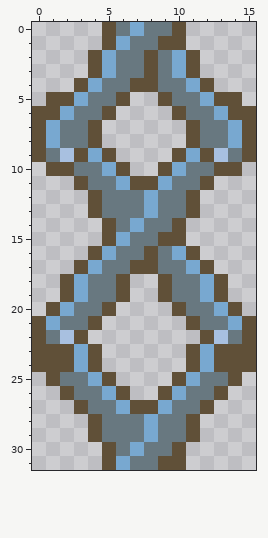
File history of a pixel-art sprite, no-name-party/src/book_scene/foreground/img/books_middle.png. Above: the version before the commit.
The file is 16x32 pixels.
Now the later version:
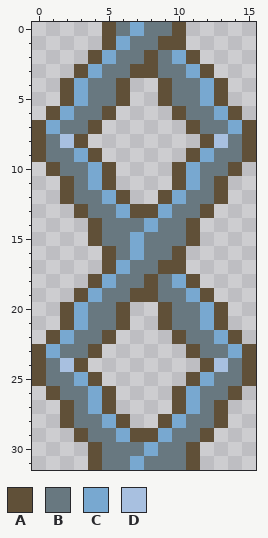
Palette (. is transparent): A #605038  B #687880  C #78a8d0  D #a8c0e0
Changes in this commit:
Changed rows in their new state; - is an unchanged pixel.
first column x 0:
 3 ---ACB-A--BCA---
 4 --ACB-A..A-BCA--
 5 -.------------.-
 6 .--------------.
 8 -BDA.------.ADB-
 9 --BCA.----.ACB--
10 --B-CA.--.AC-B--
11 --ABCA....ACBA--
12 --ABBCA..ACBBA--
13 ---AB-CAAC-BA---
14 ----AB-BC-BA----
15 ----ABBC-BBA----
16 ----.A-CB-A.----
17 ---..ACBBAA..---
18 --..ACBBABCA..--
19 --.AC-BAAB-CA.--
20 -.AC-BA--AB-CA.-
21 ..ACBBA--ABBCA..
22 .ACBBA----ABBCA.
23 -CBB--------BBC-
24 -BDA.------.ADB-
25 AB-CA.----.AC-BA
26 -AB-CA.--.AC-BA-
27 --ABCA....ACBA--
28 --ABBCA..ACBBA--
29 ---AB-CAAC-BA---
30 ----AB-BC-BA----
31 ----ABBC-BBA----
Where, in picture pixels (left, top, right, bottom), the same in both pictures:
changed: (32, 64, 256, 470)
